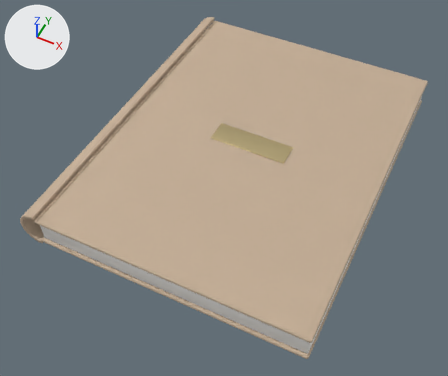
An edit to the glTF model frontend/public/models/album/plate--portrait.glb, drawn before and after from the same camera.
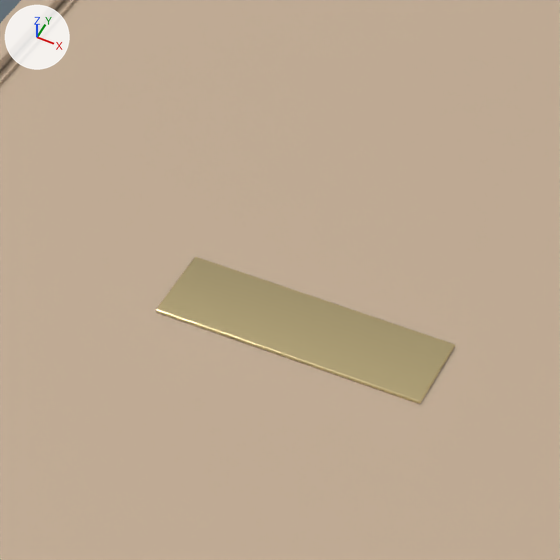
Old and new are each drawn whole from a 50 mm camera at (0.2, -0.465, 0.506) aimed at (-0.014, -0.038, -0.028) and again close up on the part from 37% to 72% of the width and 14% to 55% of the height. The axes (+X, +Y, +Z) are drawn at upper left. The lights are the same throughout. The last two pictures show the newer version. Vertices at exactly the same position are counted once.

Objects in the first close-up: 'CoverFront', 'Decal', 'Plate', 'Spine'.
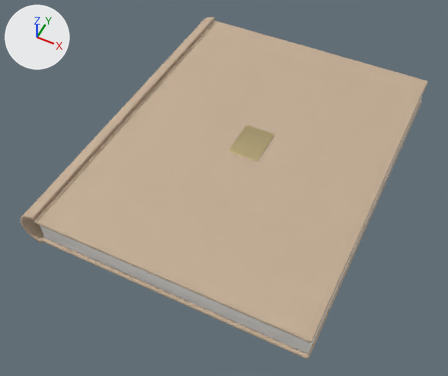
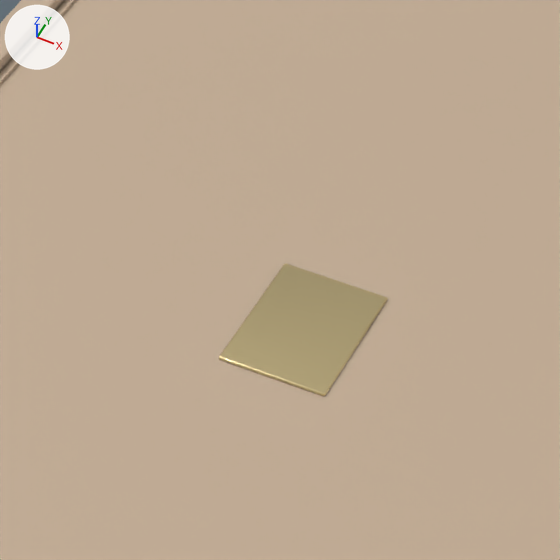
Not visible in the close-ups: part 1 of me_plate.

Patch to the scene script:
```diff
--- a/frontend/public/models/album/plate--portrait.glb.py
+++ b/frontend/public/models/album/plate--portrait.glb.py
@@ me_plate @@
 # used by ob_plate; location = (0.0018, 0.0, 0.018)
-me_plate.from_pydata(...)  # 152 vertices, 300 faces; spans x -0.045..0.045, y -0.014..0.014, z -0.0006..0.0006
+me_plate.from_pydata(...)  # 152 vertices, 300 faces; spans x -0.018..0.018, y -0.024..0.024, z -0.0006..0.0006
+# me_plate part 1: all 38 vertices in x 0.0444..0.045, y -0.014..-0.0134, z -0.0006..0.0006 are moved by (-0.027, -0.01, 0.0)
+# me_plate part 2: all 38 vertices in x 0.0444..0.045, y 0.0134..0.014, z -0.0006..0.0006 are moved by (-0.027, 0.01, 0.0)
+# me_plate part 3: all 38 vertices in x -0.045..-0.0444, y -0.014..-0.0134, z -0.0006..0.0006 are moved by (0.027, -0.01, 0.0)
+# me_plate part 4: all 38 vertices in x -0.045..-0.0444, y 0.0134..0.014, z -0.0006..0.0006 are moved by (0.027, 0.01, 0.0)
 me_plate.materials.append(mat_plate)
```

Location of each change, (x1, y1, x2, y2) in pixels of the close-ups (560 x 560 px; the box of a moved part takes in the faces that stretch with it):
'Plate', reshaped (43% narrower, 9% shorter): before (156, 257, 455, 404); after (219, 263, 388, 396)
part 2 of me_plate, moved or reshaped: before (420, 344, 455, 402); after (324, 297, 388, 394)
part 3 of me_plate, moved or reshaped: before (156, 309, 453, 403); after (219, 298, 385, 396)
part 4 of me_plate, moved or reshaped: before (157, 257, 453, 344); after (220, 263, 386, 356)
